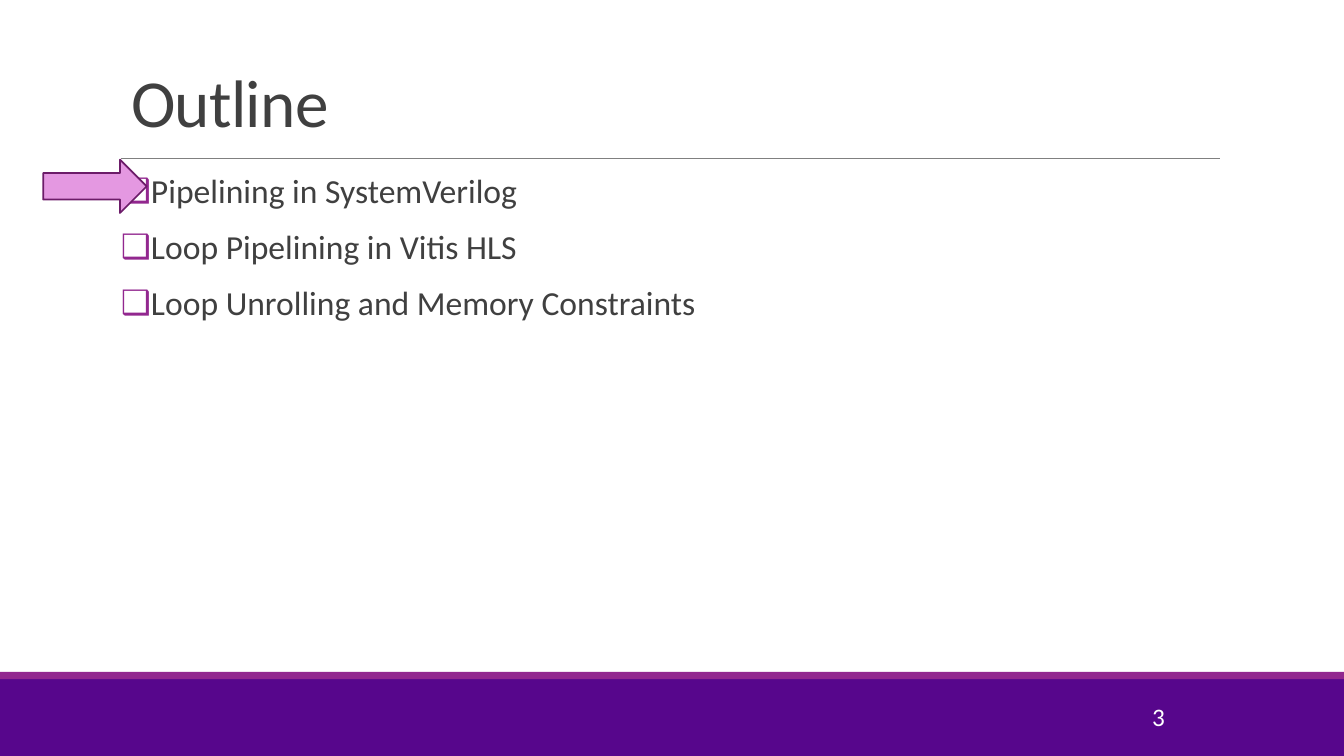
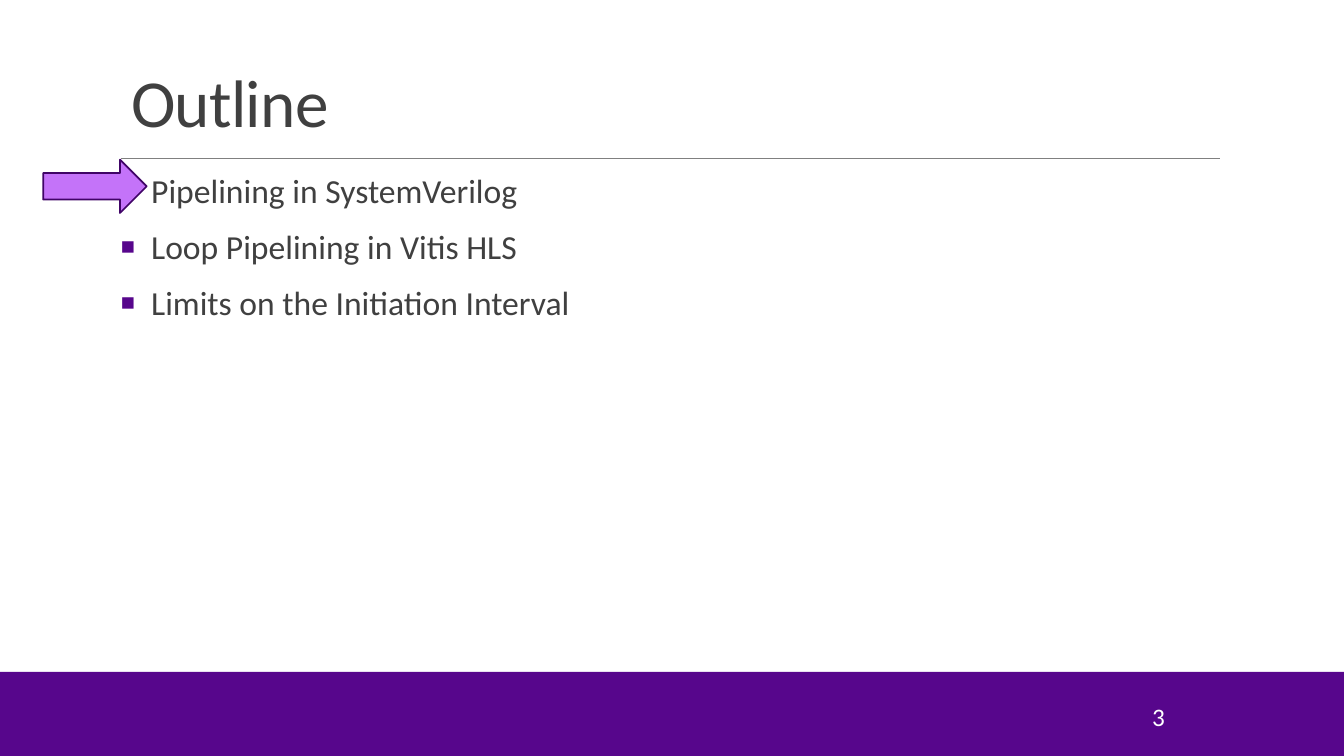
Before and after one commit to sdrangan/hwdesign, a slide deck: slide 3 of units/unit07_loopopt/loopopt.pptx. Drawn at 1344x756 pixels with LibreOffice and Linux fonts; fonts in the diff are those of the drawing; background and template pictures are left out. Boxes give left, top, right and bottom in pixels: in the first picture for what was removed or moved away, otherwise in the second. Text is boxed around its words. In the diff, an @@ line names an element or a change of style, - is before the commit and + after.

```diff
--- a/units/unit07_loopopt/loopopt.pptx
+++ b/units/unit07_loopopt/loopopt.pptx
@@ right arrow at box(43, 159, 147, 213): fill #E498E1 to #C473F9; outline #6C1D6A 1.25 pt to #400468 1.25 pt @@
@@ text at box(151, 179, 517, 265): bullet ❑ to ■; bullet colour #92278F to #57068C @@
@@ text at box(151, 291, 570, 316): text changed @@
-❑ Loop Unrolling and Memory Constraints
+■ Limits on the Initiation Interval
@@ rectangle at box(0, 671, 1344, 679): fill #92278F to #57068C @@
```
Also in this commit, not shown: 11 other slides changed, 28 slides added, 33 slides removed, 18 other files.
